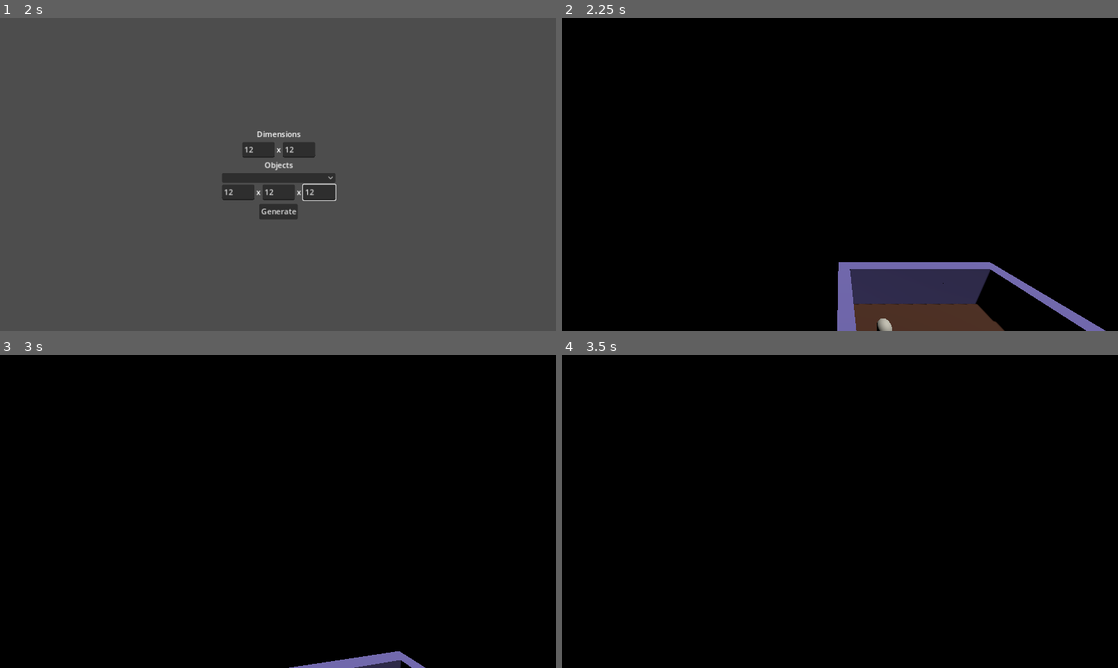
Above: before the commit, frames 1-4 (two rows, left to right).
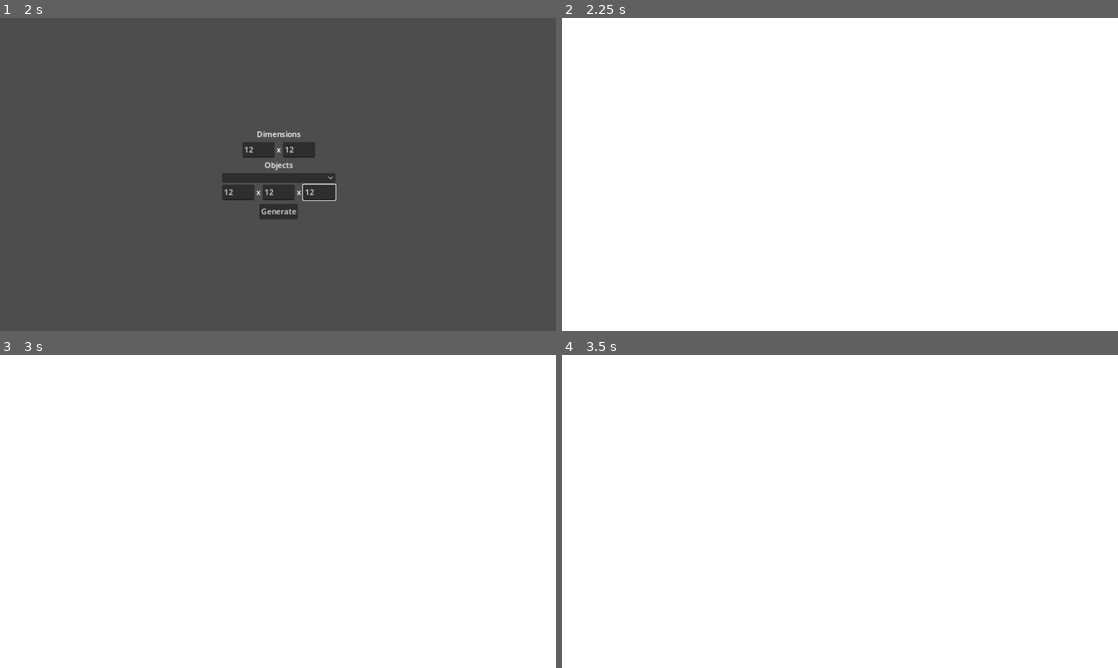
Above: after the commit, the same moments.

Repository: swagvillain/cpsc300proj
Game: Godot game, scene res://ui.tscn
Two runs of this game, one before a commit and one after it. Both use one fixed random seed, a clock stepped at 60 frames per second and the inputs below.
Inputs (mouse positions are in pixels of both pictures, inside the frame that each line leads up to):
- Up to frame 1 (2 s): click (255, 149) at 0.52 s; type "12" at 0.6 s; click (300, 149) at 0.75 s; type "12" at 0.83 s; click (239, 193) at 0.98 s; type "12" at 1.07 s; click (278, 193) at 1.27 s; type "12" at 1.35 s; click (316, 193) at 1.5 s; type "12" at 1.58 s
- Up to frame 2 (2.25 s): click "Generate" at 2 s
- Up to frame 3 (3 s): tap Enter at 2.75 s; move the mouse to (305, 511) at 2.77 s; hold W (move_forward) from 2.78 s (still down)
- Up to frame 4 (3.5 s): keep holding W (move_forward)

Frame 1 is identical in both runs. In frame 2, 100% of the frame differs, in the area x 0-100%, y 0-100%; in frame 3, 100%; in frame 4, 100%.

Commit message:
help josh

Diff:
--- a/src/godot/cpsc300_projectv1/user_room.tscn
+++ b/src/godot/cpsc300_projectv1/user_room.tscn
@@ -46,3 +46,19 @@
 
 [node name="WorldEnvironment" type="WorldEnvironment" parent="."]
 environment = SubResource("Environment_lnbrs")
+
+[node name="Control" type="Control" parent="."]
+layout_mode = 3
+anchors_preset = 15
+anchor_right = 1.0
+anchor_bottom = 1.0
+grow_horizontal = 2
+grow_vertical = 2
+
+[node name="ColorRect" type="ColorRect" parent="Control"]
+layout_mode = 1
+anchors_preset = 15
+anchor_right = 1.0
+anchor_bottom = 1.0
+grow_horizontal = 2
+grow_vertical = 2
